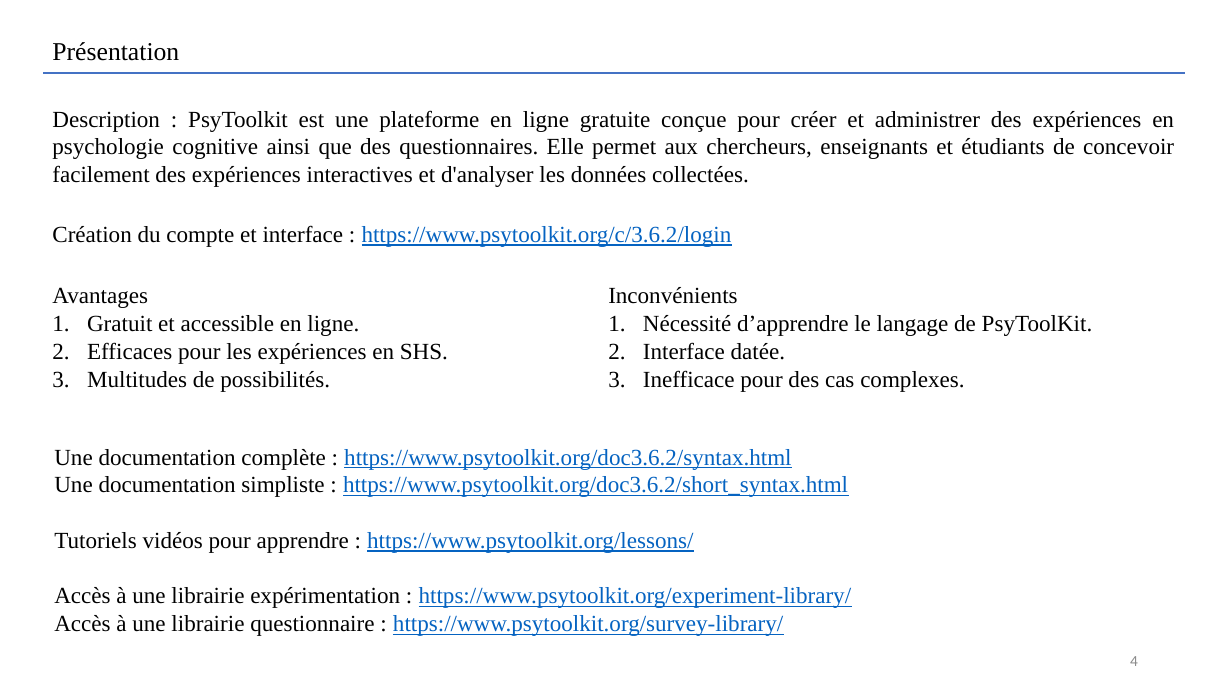
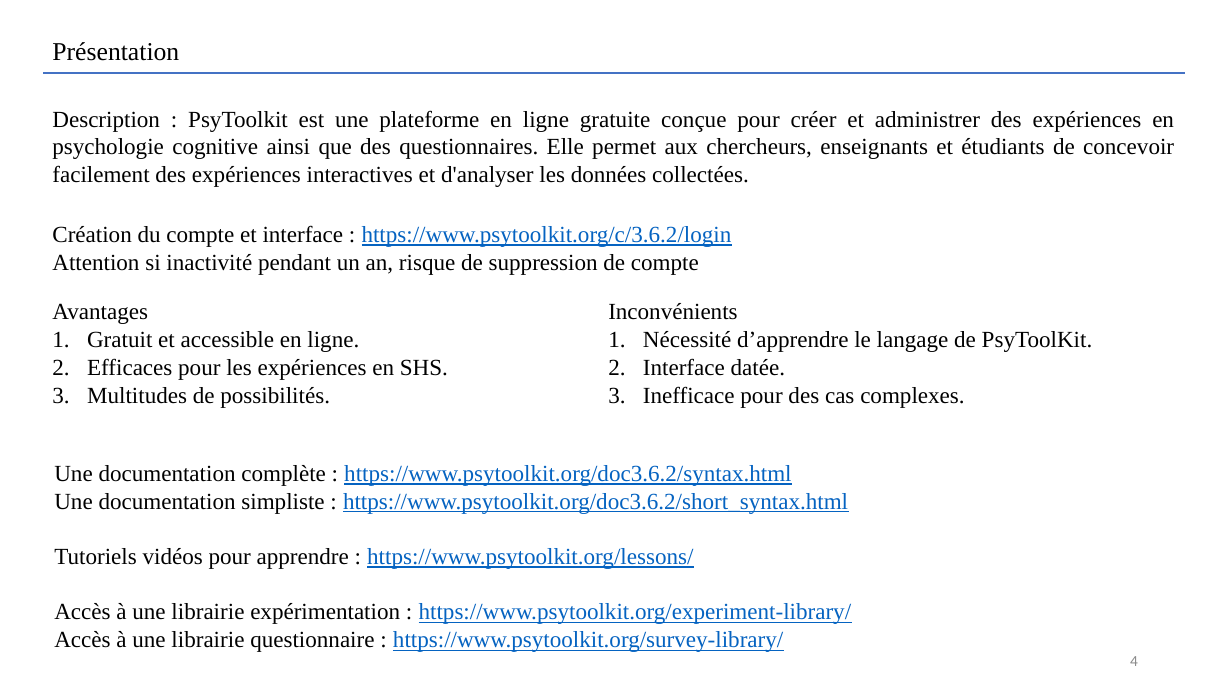
Before and after one commit to Lucas-DaSc/PsyToolKit_Formation, a slide deck: slide 4 of Support_Psytoolkit.pptx. Drawn at 1232x693 pixels with LibreOffice and Linux fonts; fonts in the diff are those of the drawing. Boxes give left, top, right and bottom in pixels: in the first picture for what was removed or moved away, otherwise in the second. Text is boxed around its words. In the diff, an @@ line names an element or a change of style, - is before the commit and + after.

```diff
--- a/Support_Psytoolkit.pptx
+++ b/Support_Psytoolkit.pptx
@@ text at <box>52,254,699,275</box>: paragraph added @@
+Attention si inactivité pendant un an, risque de suppression de compte
@@ 3 texts: place and size @@
-3 texts at <box>52,287,1093,636</box>
+3 texts at <box>52,303,1093,652</box>
```
Also in this commit, not shown: 6 other slides changed.
